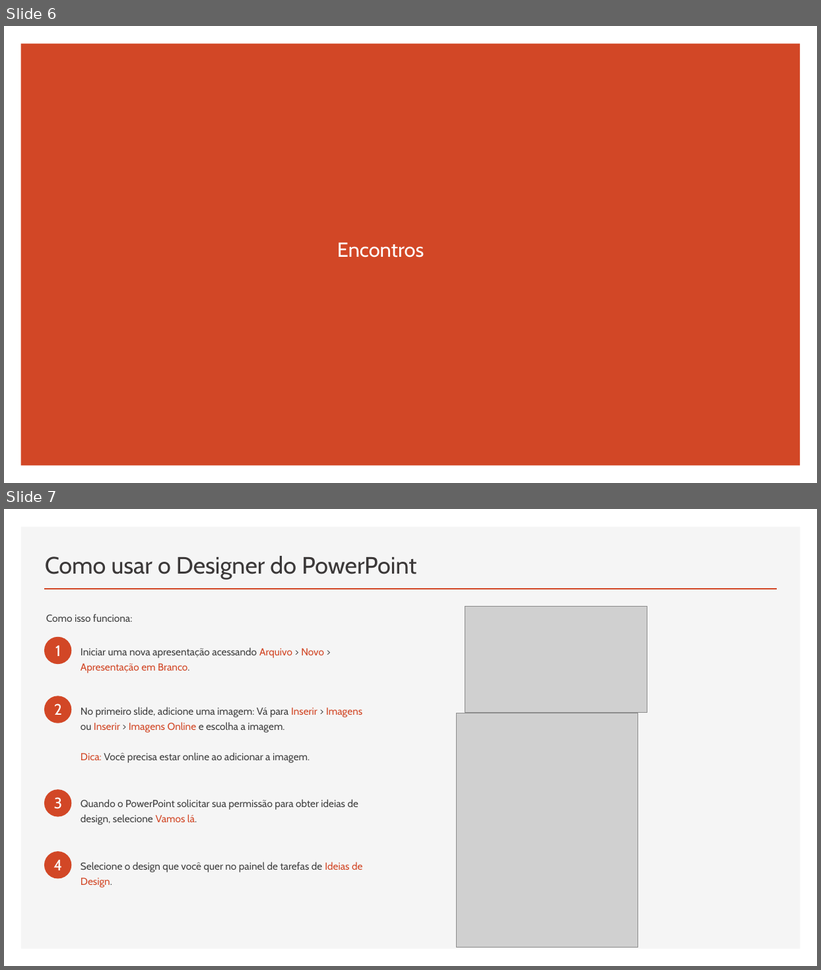
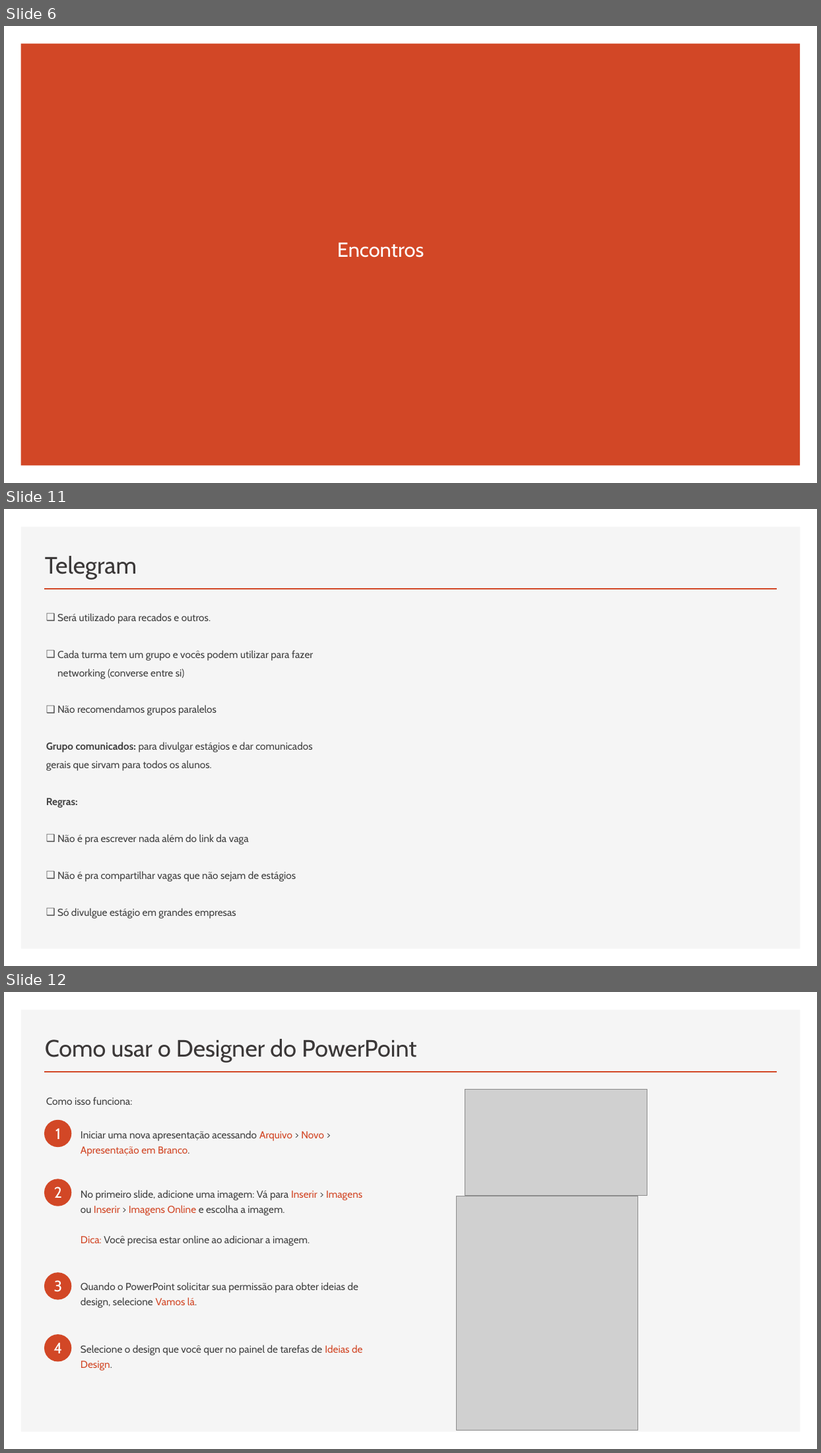
Before and after one commit to RaizaCirne/js-antes-do-react, a slide deck: Curso_Plano_da_Aprovacao/01_introducao.pptx. Shown one above the other, each under a label of ours: slides 6 and 7 before the commit, slides 6, 11 and 12 after it; the slides between them are not shown. The pictures are 821x970 and 821x1453 pixels, drawn with LibreOffice and Linux fonts; fonts in the diff are those of the drawing; grey boxes stand for pictures. Boxes give left, top, right and bottom in pixels: in the first picture for what was removed or moved away, otherwise in the second. Text is boxed around its words. In the diff, an @@ line names an element or a change of style, - is before the commit and + after.

```diff
--- a/Curso_Plano_da_Aprovacao/01_introducao.pptx
+++ b/Curso_Plano_da_Aprovacao/01_introducao.pptx
@@ slide 11 added at (4,509,817,966), background #FFFFFF; not listed: 2 template elements that a slide beside it also shows @@
@@ title added at (45,556,137,579), 28 pt, text #3B3838 @@
+Telegram
@@ text added at (46,613,313,919), 12 pt, text #404040 @@
+❑ Será utilizado para recados e outros.
+❑ Cada turma tem um grupo e vocês podem utilizar para fazer networking (converse entre si)
+❑ Não recomendamos grupos paralelos
+Grupo comunicados: para divulgar estágios e dar comunicados gerais que sirvam para todos os alunos.
+Regras:
+❑ Não é pra escrever nada além do link da vaga
+❑ Não é pra compartilhar vagas que não sejam de estágios
+❑ Só divulgue estágio em grandes empresas
@@ what was slide 7 is now slide 12 @@
```
Also in this commit, not shown: 4 other slides added.
